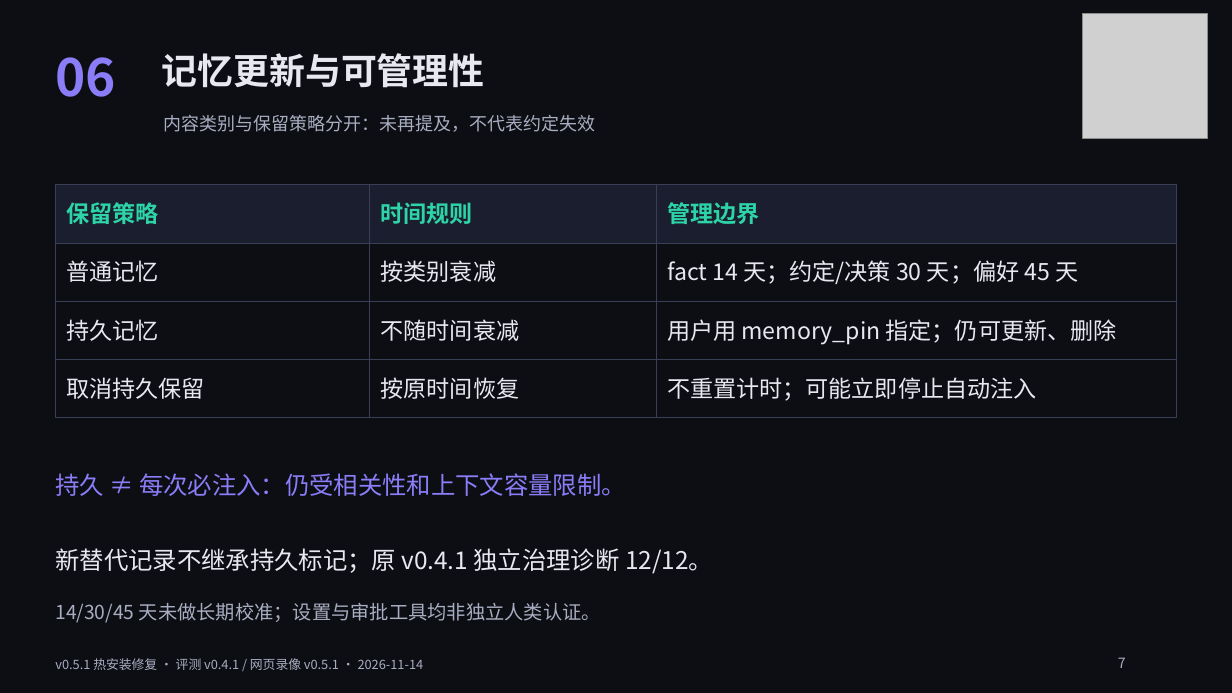
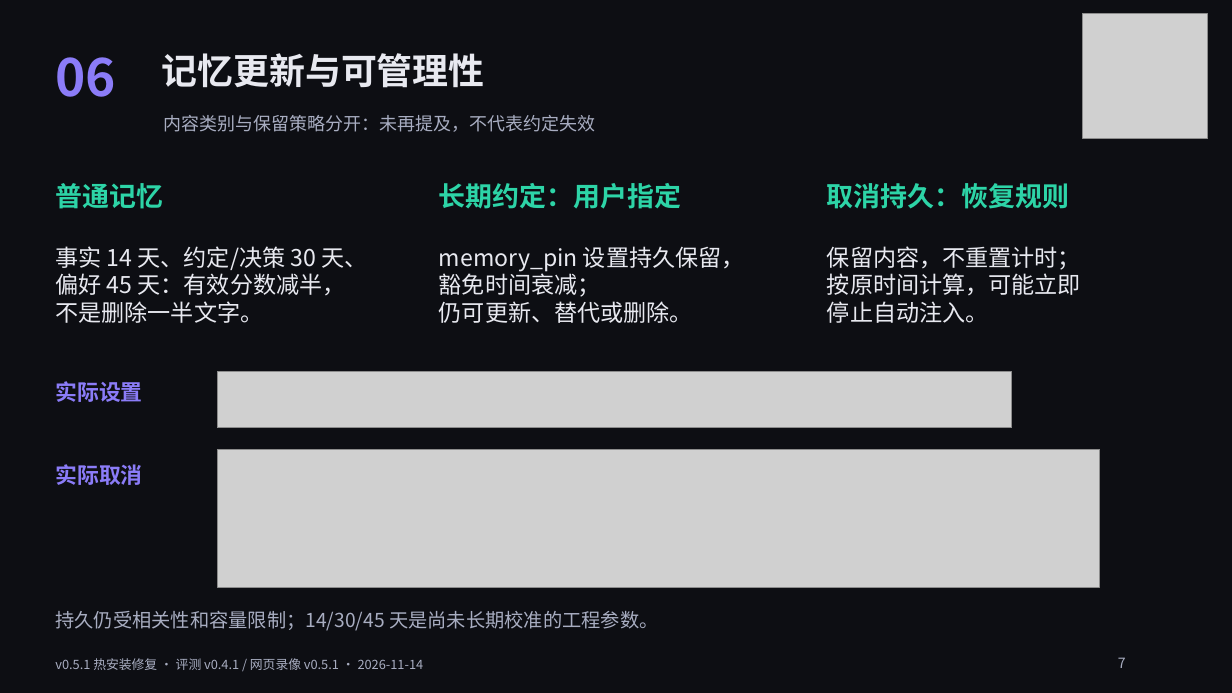
Before and after one commit to ChenYueqi2024/dsh-memory, a slide deck: slide 7 of downloads/dsh-memory-defense.pptx. Drawn at 1232x693 pixels with LibreOffice and Linux fonts; fonts in the diff are those of the drawing; grey boxes stand for pictures. Boxes give left, top, right and bottom in pixels: in the first picture for what was removed or moved away, otherwise in the second. Text is boxed around its words. In the diff, an @@ line names an element or a change of style, - is before the commit and + after.

```diff
--- a/downloads/dsh-memory-defense.pptx
+++ b/downloads/dsh-memory-defense.pptx
@@ table removed at (x1=55, y1=185, x2=1177, y2=405), 4 rows, 3 columns @@
-保留策略 | 时间规则 | 管理边界
-普通记忆 | 按类别衰减 | fact 14 天；约定/决策 30 天；偏好 45 天
-持久记忆 | 不随时间衰减 | 用户用 memory_pin 指定；仍可更新、删除
-取消持久保留 | 按原时间恢复 | 不重置计时；可能立即停止自动注入
@@ text added at (x1=55, y1=183, x2=163, y2=209), 21 pt, text #2DD4A7, bold @@
+普通记忆
@@ text added at (x1=439, y1=183, x2=682, y2=209), 21 pt, text #2DD4A7, bold @@
+长期约定：用户指定
@@ text added at (x1=827, y1=183, x2=1070, y2=209), 21 pt, text #2DD4A7, bold @@
+取消持久：恢复规则
@@ text added at (x1=55, y1=246, x2=367, y2=323), 18 pt, text #E8E9F0 @@
+事实 14 天、约定/决策 30 天、
+偏好 45 天：有效分数减半，
+不是删除一半文字。
@@ text added at (x1=439, y1=246, x2=745, y2=323), 18 pt, text #E8E9F0 @@
+memory_pin 设置持久保留，
+豁免时间衰减；
+仍可更新、替代或删除。
@@ text added at (x1=827, y1=246, x2=1081, y2=323), 18 pt, text #E8E9F0 @@
+保留内容，不重置计时；
+按原时间计算，可能立即
+停止自动注入。
@@ text added at (x1=55, y1=381, x2=142, y2=402), 17 pt, text #8B7CF8, bold @@
+实际设置
@@ picture added at (x1=217, y1=372, x2=1012, y2=428) @@
@@ picture added at (x1=217, y1=449, x2=1100, y2=588) @@
@@ text removed at (x1=55, y1=473, x2=626, y2=496) @@
-持久 ≠ 每次必注入：仍受相关性和上下文容量限制。
@@ text added at (x1=55, y1=464, x2=142, y2=485), 17 pt, text #8B7CF8, bold @@
+实际取消
@@ text removed at (x1=55, y1=548, x2=713, y2=574) @@
-新替代记录不继承持久标记；原 v0.4.1 独立治理诊断 12/12。
@@ text at (x1=55, y1=611, x2=658, y2=631): text changed @@
-14/30/45 天未做长期校准；设置与审批工具均非独立人类认证。
+持久仍受相关性和容量限制；14/30/45 天是尚未长期校准的工程参数。
```
Also in this commit, not shown: 7 other slides changed, 1 slide added, 1 slide removed, 4 other files.
